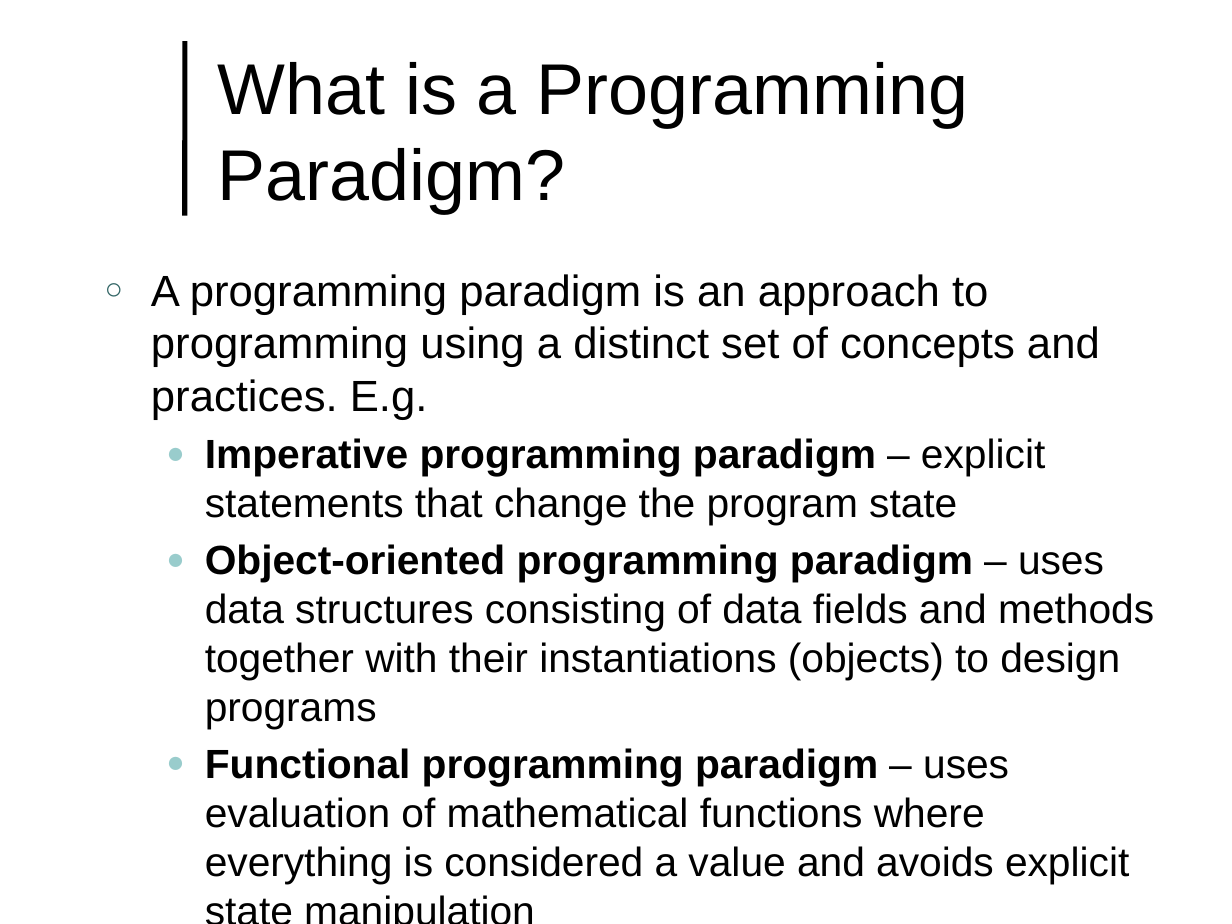
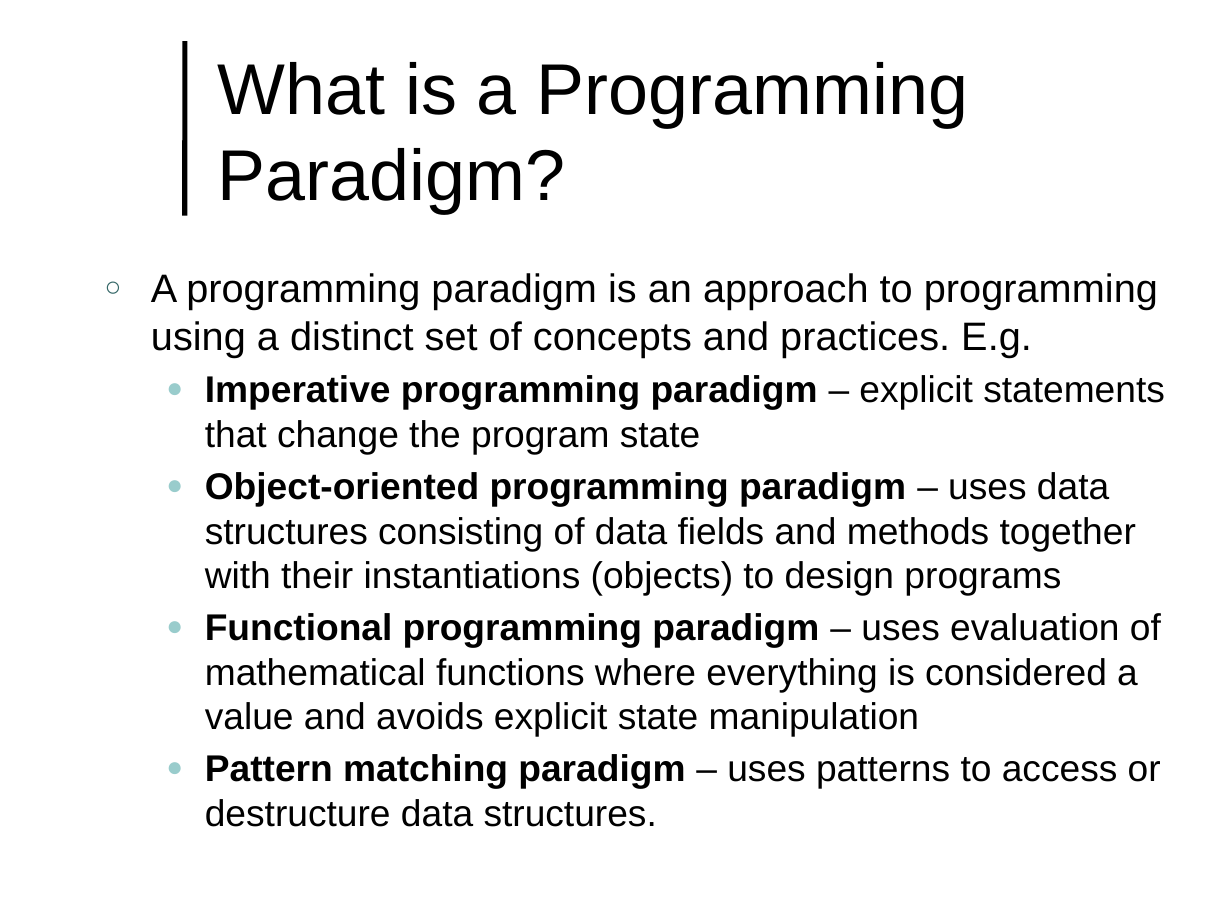
Before and after one commit to lutzhamel/CSC493, a slide deck: slide 3 of notes/csc493-ln001.pptx (slide 4 before the commit). Drawn at 1232x924 pixels with LibreOffice and Linux fonts; fonts in the diff are those of the drawing; background and template pictures are left out. Boxes give left, top, right and bottom in pixels: in the first picture for what was removed or moved away, otherwise in the second. Text is boxed around its words. In the diff, an @@ line names an element or a change of style, - is before the commit and + after.

```diff
--- a/notes/csc493-ln001.pptx
+++ b/notes/csc493-ln001.pptx
@@ text at [151, 273, 1165, 736]: size 25.5 to 23.2 pt in "A programming paradigm is an approach to ..."; size 23.8 to 21.7 pt in "Imperative programming paradigm – explicit statements that ...", "Object-oriented programming paradigm – uses data structures ...", "Functional programming paradigm – uses evaluation of ..." @@
@@ text at [205, 754, 1161, 827]: paragraph added @@
+  ● Pattern matching paradigm – uses patterns to access or destructure data structures.
```
Also in this commit, not shown: 2 other slides changed, 1 slide added, 25 other files.
